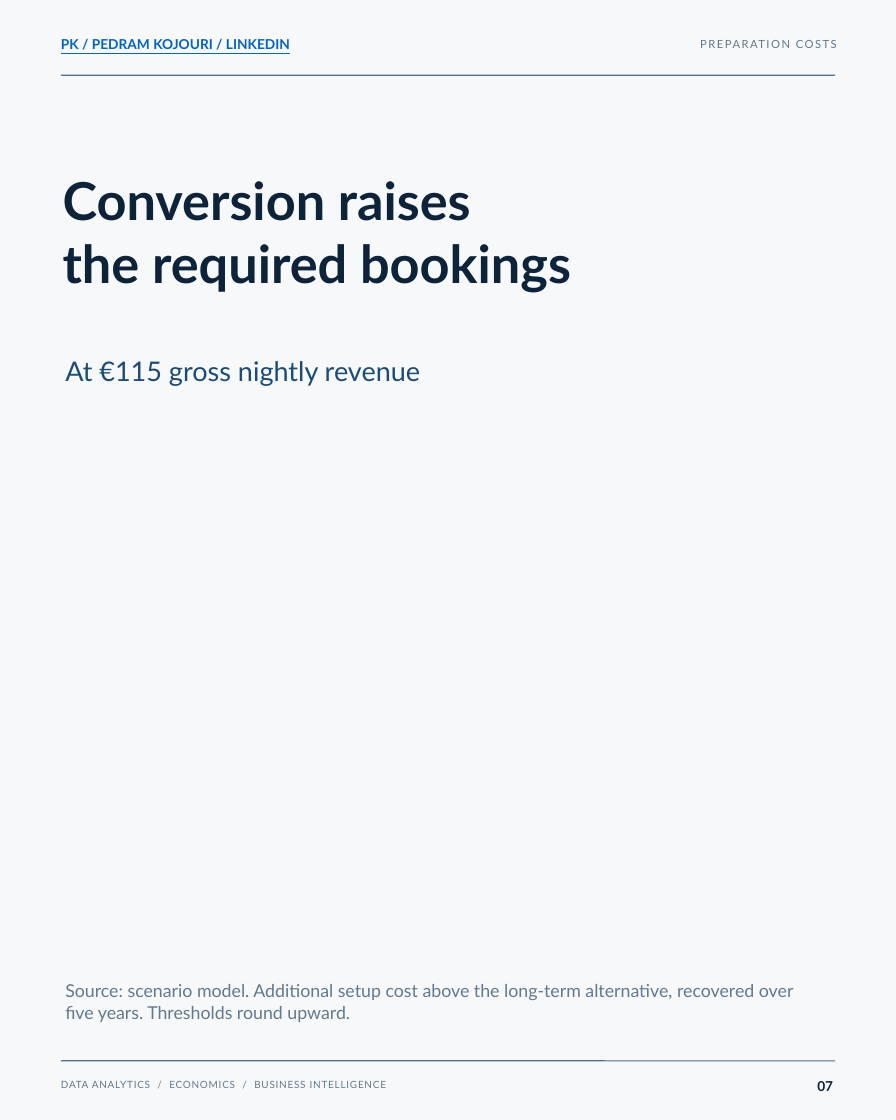
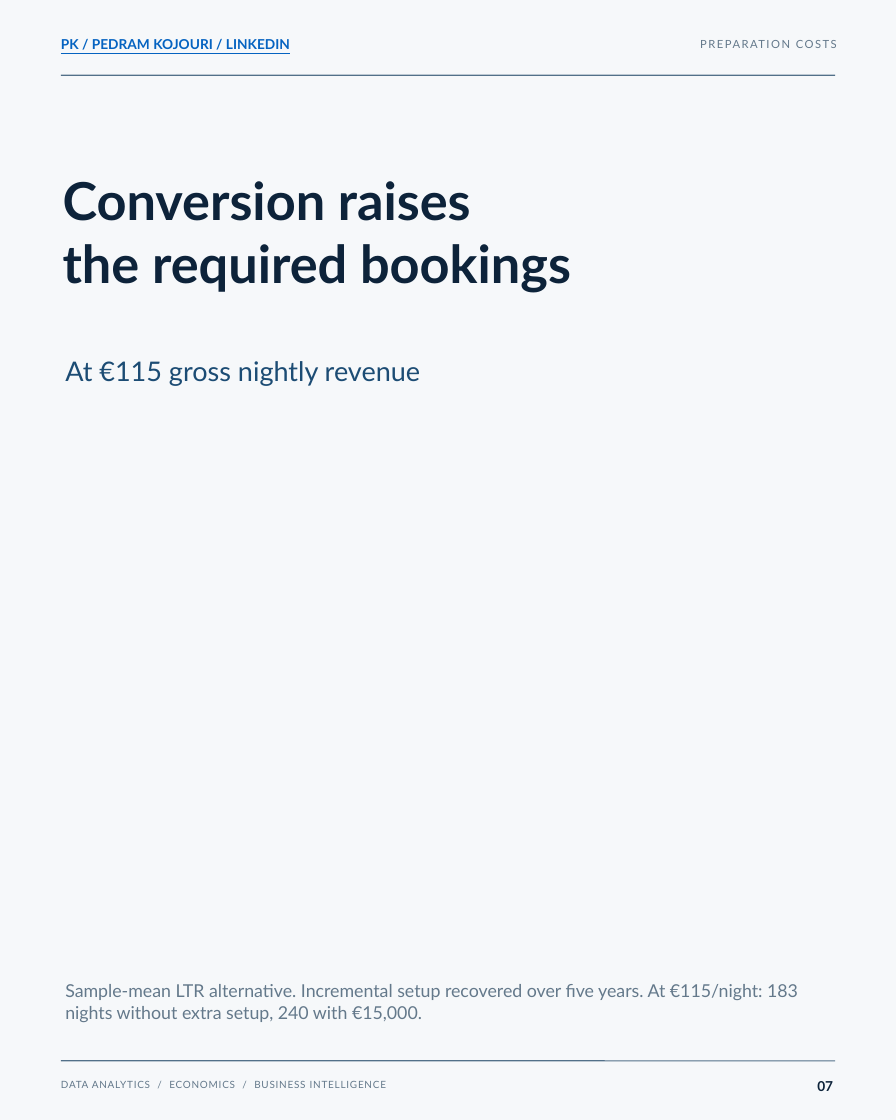
Before and after one commit to pedramkj/bergamo-rental-strategy-analysis, a slide deck: slide 7 of publication/Bergamo_LinkedIn_Carousel_EN_Final.pptx. Drawn at 896x1120 pixels with LibreOffice and Linux fonts; fonts in the diff are those of the drawing. Boxes give left, top, right and bottom in pixels: in the first picture for what was removed or moved away, otherwise in the second. Text is boxed around its words. In the diff, an @@ line names an element or a change of style, - is before the commit and + after.

```diff
--- a/publication/Bergamo_LinkedIn_Carousel_EN_Final.pptx
+++ b/publication/Bergamo_LinkedIn_Carousel_EN_Final.pptx
@@ text at <box>65,984,798,1022</box>: text changed @@
-Source: scenario model. Additional setup cost above the long-term alternative, recovered over five years. Thresholds round upward.
+Sample-mean LTR alternative. Incremental setup recovered over five years. At €115/night: 183 nights without extra setup, 240 with €15,000.
```
Also in this commit, not shown: 4 other slides changed, 39 other files.
